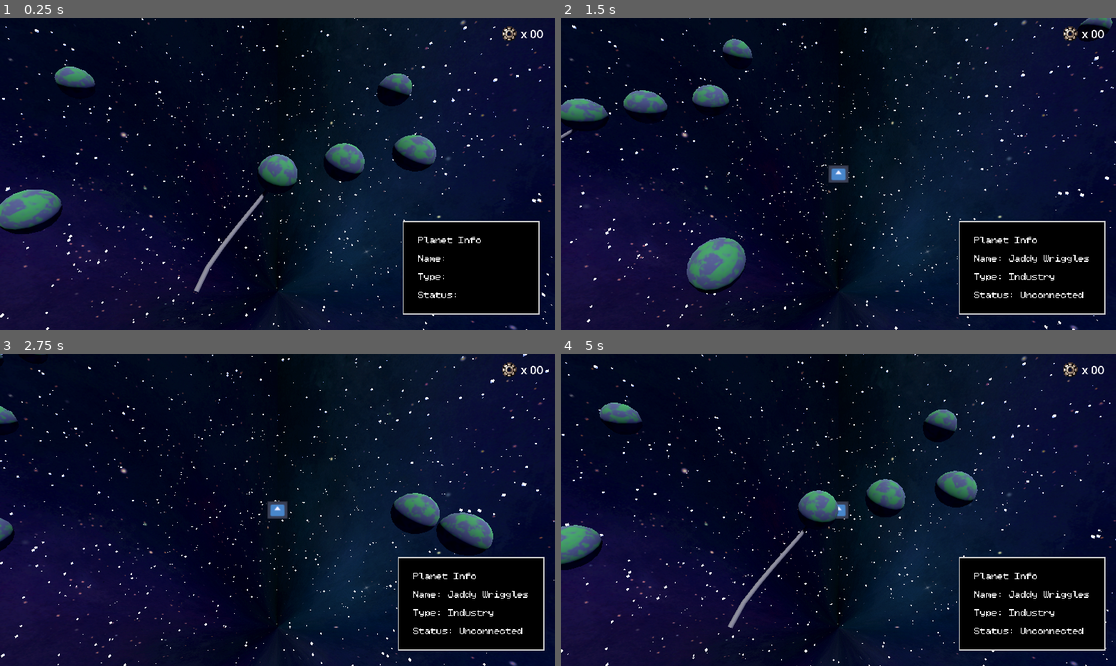
Above: before the commit, frames 1-4 (two rows, left to right).
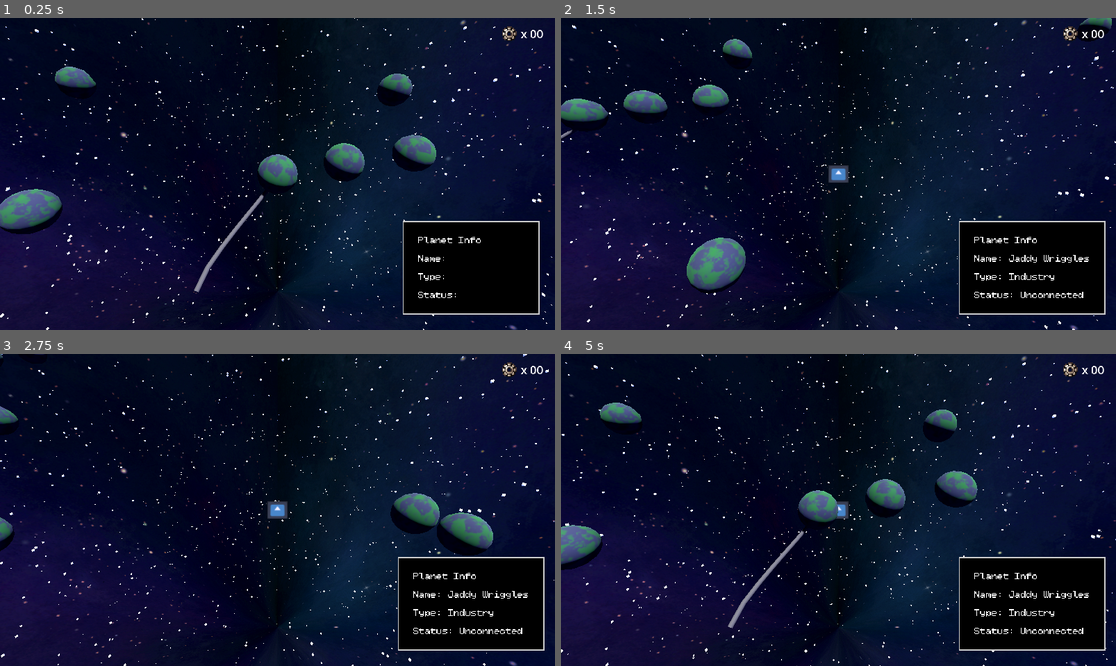
Above: after the commit, the same moments.

Repository: hazimbharis/worldlinkergame
Game: Godot game, scene res://scenes/GameScene.tscn
Same seed, same stepped clock (60 frames per second), same inputs: the game is played once before the commit and once after it. The engine's default icon, where the game draws it, is replaced by a stand-in: a white triangle on a blue panel in a dark square.
Inputs (mouse positions are in pixels of both pictures, inside the frame that each line leads up to):
- Up to frame 1 (0.25 s): no input
- Up to frame 2 (1.5 s): move the mouse to (960, 158) at 0.52 s; hold D (right) 0.53-1.28 s; click (960, 158) at 0.67 s; move the mouse to (727, 189) at 1.27 s; hold S (down) from 1.28 s (still down)
- Up to frame 3 (2.75 s): move the mouse to (333, 441) at 2.02 s; release S (down) at 2.03 s; hold D (right) from 2.03 s (still down)
- Up to frame 4 (5 s): move the mouse to (810, 572) at 2.77 s; release D (right) at 2.78 s; hold W (up) 2.78-3.53 s; click (810, 572) at 2.92 s; move the mouse to (1005, 556) at 3.52 s; hold A (left) from 3.53 s (still down); move the mouse to (672, 463) at 4.27 s

The runs differ from the first frame. In frame 1, 1.3% of the frame differs, in the area x 0-79%, y 15-70%; in frame 2, 1.3%; in frame 3, 0.8%; in frame 4, 1.1%.

Commit message:
initial randomize population code
- its not finished but github desktop wont let me pull unless I commit

Diff:
--- /dev/null
+++ b/scenes/AsteroidCloud.tscn
@@ -0,0 +1,7 @@
+[gd_scene load_steps=2 format=3 uid="uid://cbx4em67ofhxv"]
+
+[ext_resource type="PackedScene" uid="uid://ngn0q8ncuhy0" path="res://assets/models/environment/AsteroidCloud.glb" id="1_eq6xy"]
+
+[node name="Node3D" type="Node3D"]
+
+[node name="AsteroidCloud2" parent="." instance=ExtResource("1_eq6xy")]
--- a/scenes/BasicPlanet.tscn
+++ b/scenes/BasicPlanet.tscn
@@ -6,6 +6,7 @@
 [ext_resource type="Script" path="res://resources/PlanetAttributes.gd" id="4_6s4jh"]
 
 [sub_resource type="StandardMaterial3D" id="StandardMaterial3D_wtvb4"]
+resource_local_to_scene = true
 resource_name = "Material"
 cull_mode = 2
 albedo_texture = ExtResource("2_kbuym")
@@ -26,6 +27,7 @@
 blend_shape_mode = 0
 
 [sub_resource type="ArrayMesh" id="ArrayMesh_mvxai"]
+resource_local_to_scene = true
 resource_name = "BasePlanet_Sphere"
 _surfaces = [{
 "aabb": AABB(-0.999999, -1, -1, 2, 2, 2),
@@ -54,12 +56,12 @@
 planet_status = "Unconnected"
 
 [node name="Planet" type="Area3D" node_paths=PackedStringArray("planet_mesh")]
-transform = Transform3D(0.975247, 0, 0.221114, 0, 1, 0, -0.221114, 0, 0.975247, 0, 0, 0)
+transform = Transform3D(-0.943794, 0, -0.330532, 0, 1, 0, 0.330532, 0, -0.943794, 0, 0, 0)
 script = ExtResource("1_a4kjc")
 planet_mesh = NodePath("Mesh")
 
 [node name="Mesh" type="MeshInstance3D" parent="."]
-transform = Transform3D(1, 0, 0, 0, 0.877547, 0, 0, 0, 1, 0, 0, 0)
+transform = Transform3D(1, 0, 0, 0, 0.948905, 0, 0, 0, 1, 0, 0, 0)
 mesh = SubResource("ArrayMesh_mvxai")
 skeleton = NodePath("")
 
--- a/scenes/GameScene.tscn
+++ b/scenes/GameScene.tscn
@@ -37,13 +37,13 @@
 [node name="Planets" type="Node" parent="."]
 
 [node name="Planet" parent="Planets" instance=ExtResource("4_0pgb7")]
-transform = Transform3D(0.058012, 0, -0.998314, 0, 1, 0, 0.998314, 0, 0.058012, 0, 0, 0)
+transform = Transform3D(0.2203, 0, -0.97543, 0, 1, 0, 0.97543, 0, 0.2203, 0, 0, 0)
 
 [node name="Planet2" parent="Planets" instance=ExtResource("4_0pgb7")]
-transform = Transform3D(-0.217707, 0, 0.976014, 0, 1, 0, -0.976014, 0, -0.217707, 3.36269, 0, -0.675941)
+transform = Transform3D(-0.447765, 0, 0.894151, 0, 1, 0, -0.894151, 0, -0.447765, 3.36269, 0, -0.675941)
 
 [node name="Planet3" parent="Planets" instance=ExtResource("4_0pgb7")]
-transform = Transform3D(-0.903391, 0, 0.428816, 0, 1, 0, -0.428816, 0, -0.903391, 7.09917, 0, -1.25548)
+transform = Transform3D(0.713325, 0, -0.700833, 0, 1, 0, 0.700833, 0, 0.713325, 7.09917, 0, -1.25548)
 
 [node name="CanvasLayer" parent="." instance=ExtResource("5_sfxou")]
 
--- a/scripts/game.gd
+++ b/scripts/game.gd
@@ -2,20 +2,61 @@
 
 var planet = preload("res://scenes/BasicPlanet.tscn")
 
+var planetTypes = ["Industry", "Residential", "Resource-Rich"]
+var planetNames = ["Tartarus", "Ledonides", "Epsilon Beanbula I", "Giamomia R72", "Crukides XI"]
+
+var objectChance = 0
+var planetChance = 0
+var clusterSize = 0
+var clusterType = 0
+var initialSpawn = Vector2.ZERO
+#
 
 func _ready():
 	# do this 20 times
 	var group = get_node("Planets")
 	get_node("Planets")
 	for i in range(20):
+		randomize()
+		"""
+		#decide if its a cluster or lone planet or obstacle - maybe no lone planets
+		objectChance = randi_range(1,3)
+		match objectChance:
+			1: #cluster
+				clusterType = randi_range(1,3)
+				clusterSize = randi_range(3,5)
+				for j in range(clusterSize):
+					match clusterType:
+						1: # single planet type cluster
+							planetChance = randi_range(1,3)
+							pass
+						2: # network-type cluster
+							pass
+						3: # problem-required cluster
+							pass
+				pass
+			2: #lone planet
+				var new_planet = planet.instantiate()
+				new_planet.position.x = randf_range(-40, 40)
+				new_planet.position.z = randf_range(-40, 40)
+				planetChance = randi_range(0,2)
+				new_planet.info.attributes.planet_name = planetNames[randi_range(0,4)]
+				new_planet.info.attributes.planet_type = planetTypes[planetChance]
+				pass
+			3: #obstacle
+				clusterSize = randi_range(3,5)
+				for j in range(clusterSize):
+					pass
+				pass
+		"""
+		# set its global_position to two random (float)
+		# values lying somewhere between -40 and 40
 		# create a new instance of the planet scene
 		var new_planet = planet.instantiate()
-
-		# set its global_position to two random (float)
-		# values lying somewhere between 0 and 40
 		new_planet.position.x = randf_range(-40, 40)
 		new_planet.position.z = randf_range(-40, 40)
-
+		#new_planet.get_node("Mesh").mesh.surface_get_material(0).albedo_color = Color(randf(),randf(),randf())
+		#doesnt work, changes color of all planets
 		# add it as a child of this "universe"-node
 		group.add_child(new_planet)
 
Not shown, added: assets/models/environment/Residentials.glb.import
Binary file added: assets/models/environment/Residentials_0.png
Not shown, added: assets/models/environment/Residentials_0.png.import
